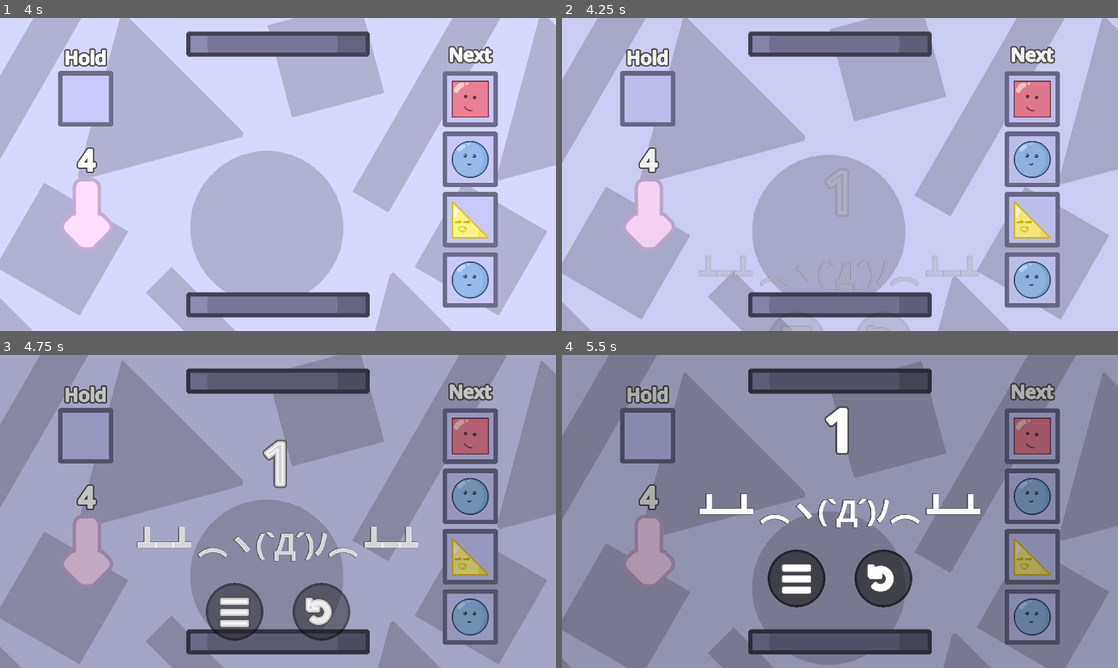
Above: before the commit, frames 1-4 (two rows, left to right).
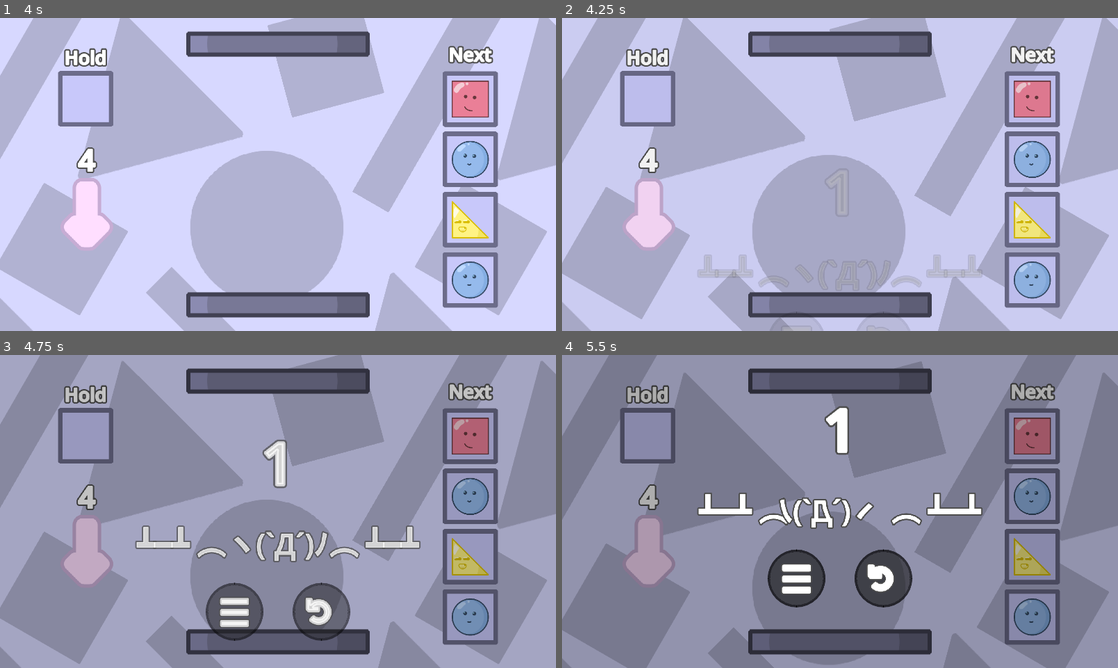
Above: after the commit, the same moments.

Repository: nullishew/game-jam-palindome
Game: Godot game, scene res://scenes/menu.tscn
Same seed, same stepped clock (60 frames per second), same inputs: the game is played once before the commit and once after it.
Inputs (mouse positions are in pixels of both pictures, inside the frame that each line leads up to):
- Up to frame 1 (4 s): click "Start" at 0.5 s; click "Start" at 1.25 s; move the mouse to (400, 158) at 2.02 s; hold Right (move_piece_right) 2.03-2.78 s; tap Space (drop_piece) at 2.1, 3.6 s; move the mouse to (166, 190) at 2.77 s; hold Left (move_piece_left) 2.78-3.53 s; tap Tab (hold_piece) at 2.85 s; move the mouse to (333, 105) at 3.52 s; hold Right (move_piece_right) from 3.53 s (still down)
- Up to frame 2 (4.25 s): keep holding Right (move_piece_right)
- Up to frame 3 (4.75 s): keep holding Right (move_piece_right); move the mouse to (250, 574) at 4.27 s; tap Tab (hold_piece) at 4.35 s
- Up to frame 4 (5.5 s): move the mouse to (1006, 558) at 5.02 s; release Right (move_piece_right) at 5.03 s; hold Left (move_piece_left) from 5.03 s (still down); tap Space (drop_piece) at 5.1 s

Frame 1 is identical in both runs. In frame 2, 0.2% of the frame differs, in the area x 24-76%, y 75-86%; in frame 3, 0.8%; in frame 4, 1.5%, in the area x 24-76%, y 44-56%.

Commit message:
AudioManager + Game Soundtrack

Diff:
--- /dev/null
+++ b/default_bus_layout.tres
@@ -0,0 +1,15 @@
+[gd_resource type="AudioBusLayout" format=3 uid="uid://cwj45mo6c7rts"]
+
+[resource]
+bus/1/name = &"Soundtrack"
+bus/1/solo = false
+bus/1/mute = false
+bus/1/bypass_fx = false
+bus/1/volume_db = 0.0
+bus/1/send = &"Master"
+bus/2/name = &"SFX"
+bus/2/solo = false
+bus/2/mute = false
+bus/2/bypass_fx = false
+bus/2/volume_db = 0.0
+bus/2/send = &"Master"
--- a/project.godot
+++ b/project.godot
@@ -19,6 +19,7 @@
 
 GameManager="*uid://cu6woyqd0ef0r"
 SceneManager="*uid://bcnyhc1tbkwvw"
+AudioManager="*uid://ds40l30l5f2g2"
 
 [display]
 
--- a/scenes/game_over.tscn
+++ b/scenes/game_over.tscn
@@ -17,7 +17,18 @@
 tracks/0/loop_wrap = true
 tracks/0/keys = {
 "handle_modes": PackedInt32Array(0),
-"points": PackedFloat32Array(249.49976, -0.25, 0, 0.25, 0),
+"points": PackedFloat32Array(103.5, -0.25, 0, 0.25, 0),
+"times": PackedFloat32Array(0)
+}
+tracks/1/type = "bezier"
+tracks/1/imported = false
+tracks/1/enabled = true
+tracks/1/path = NodePath("Panel:modulate:a")
+tracks/1/interp = 1
+tracks/1/loop_wrap = true
+tracks/1/keys = {
+"handle_modes": PackedInt32Array(0),
+"points": PackedFloat32Array(1, -0.0005, 0, 0.0005, 0),
 "times": PackedFloat32Array(0)
 }
 
@@ -56,18 +67,52 @@
 [sub_resource type="StyleBoxFlat" id="StyleBoxFlat_xeevv"]
 bg_color = Color(0, 0, 0, 0.32156864)
 
+[sub_resource type="Animation" id="Animation_v3hpu"]
+length = 0.001
+tracks/0/type = "bezier"
+tracks/0/imported = false
+tracks/0/enabled = true
+tracks/0/path = NodePath("Panel/Game Over Menu/Emote Container/HBoxContainer/Label2/Aaaa:scale:x")
+tracks/0/interp = 1
+tracks/0/loop_wrap = true
+tracks/0/keys = {
+"handle_modes": PackedInt32Array(0),
+"points": PackedFloat32Array(1, -0.25, 0, 0.25, 0),
+"times": PackedFloat32Array(0)
+}
+
+[sub_resource type="Animation" id="Animation_irg28"]
+resource_name = "aaaaaa"
+loop_mode = 1
+tracks/0/type = "bezier"
+tracks/0/imported = false
+tracks/0/enabled = true
+tracks/0/path = NodePath("Panel/Game Over Menu/Emote Container/HBoxContainer/Label2/Aaaa:scale:x")
+tracks/0/interp = 1
+tracks/0/loop_wrap = true
+tracks/0/keys = {
+"handle_modes": PackedInt32Array(0, 2),
+"points": PackedFloat32Array(1, -0.25, 0, 1.2534788, -0.013135195, -1, 0, 2.3347526, 0, 0),
+"times": PackedFloat32Array(0, 0.5)
+}
+
+[sub_resource type="AnimationLibrary" id="AnimationLibrary_2jtsn"]
+_data = {
+&"RESET": SubResource("Animation_v3hpu"),
+&"aaaaaa": SubResource("Animation_irg28")
+}
+
 [node name="GameOver" type="CanvasLayer" unique_id=1361454001 node_paths=PackedStringArray("turn_count_label", "menu_btn", "replay_btn")]
 script = ExtResource("1_xeevv")
 turn_count_label = NodePath("Panel/Game Over Menu/Turn Count Label")
 menu_btn = NodePath("Panel/Game Over Menu/HBoxContainer/Menu Button")
 replay_btn = NodePath("Panel/Game Over Menu/HBoxContainer/Replay Button")
 
-[node name="AnimationPlayer" type="AnimationPlayer" parent="." unique_id=610277042]
+[node name="TransitionAnimationPlayer" type="AnimationPlayer" parent="." unique_id=610277042]
 libraries/ = SubResource("AnimationLibrary_wqhvx")
 autoplay = &"game_over"
 
 [node name="Panel" type="Panel" parent="." unique_id=140789070]
-modulate = Color(1, 1, 1, 0)
 anchors_preset = 15
 anchor_right = 1.0
 anchor_bottom = 1.0
@@ -83,9 +128,9 @@
 anchor_right = 0.5
 anchor_bottom = 0.5
 offset_left = -452.0
-offset_top = -290.50024
+offset_top = -436.5
 offset_right = 452.0
-offset_bottom = 582.5
+offset_bottom = 436.50122
 grow_horizontal = 2
 grow_vertical = 2
 theme_override_constants/separation = 140
@@ -106,22 +151,69 @@
 [node name="Emote Container" type="Control" parent="Panel/Game Over Menu" unique_id=1267767820]
 layout_mode = 2
 
-[node name="Label" type="Label" parent="Panel/Game Over Menu/Emote Container" unique_id=1347407780]
+[node name="HBoxContainer" type="HBoxContainer" parent="Panel/Game Over Menu/Emote Container" unique_id=1193790830]
 layout_mode = 1
 anchors_preset = 15
 anchor_right = 1.0
 anchor_bottom = 1.0
 grow_horizontal = 2
 grow_vertical = 2
-theme_override_colors/font_shadow_color = Color(0.30588236, 0.30588236, 0.30588236, 1)
-theme_override_colors/font_outline_color = Color(1, 1, 1, 1)
-theme_override_constants/shadow_offset_x = -2
-theme_override_constants/shadow_offset_y = 0
-theme_override_constants/outline_size = 5
-theme_override_constants/shadow_outline_size = 12
-theme_override_font_sizes/font_size = 100
-text = "┻━┻ ︵ヽ(`Д´)ﾉ︵ ┻━┻"
-horizontal_alignment = 1
+
+[node name="Label" type="Label" parent="Panel/Game Over Menu/Emote Container/HBoxContainer" unique_id=1227548520]
+layout_mode = 2
+theme_override_colors/font_shadow_color = Color(0.30588236, 0.30588236, 0.30588236, 1)
+theme_override_colors/font_outline_color = Color(1, 1, 1, 1)
+theme_override_constants/shadow_offset_x = 0
+theme_override_constants/shadow_offset_y = 0
+theme_override_constants/outline_size = 5
+theme_override_constants/shadow_outline_size = 25
+theme_override_font_sizes/font_size = 100
+text = "┻━┻ ︵"
+horizontal_alignment = 1
+
+[node name="Label2" type="Label" parent="Panel/Game Over Menu/Emote Container/HBoxContainer" unique_id=1347407780]
+self_modulate = Color(1, 1, 1, 0)
+layout_mode = 2
+theme_override_colors/font_shadow_color = Color(0.30588236, 0.30588236, 0.30588236, 1)
+theme_override_colors/font_outline_color = Color(1, 1, 1, 1)
+theme_override_constants/shadow_offset_x = 0
+theme_override_constants/shadow_offset_y = 0
+theme_override_constants/outline_size = 5
+theme_override_constants/shadow_outline_size = 25
+theme_override_font_sizes/font_size = 100
+text = "ヽ(`Д´)ﾉ"
+horizontal_alignment = 1
+
+[node name="Aaaa" type="Label" parent="Panel/Game Over Menu/Emote Container/HBoxContainer/Label2" unique_id=1928815903]
+layout_mode = 0
+pivot_offset = Vector2(156, 0)
+theme_override_colors/font_shadow_color = Color(0.30588236, 0.30588236, 0.30588236, 1)
+theme_override_colors/font_outline_color = Color(1, 1, 1, 1)
+theme_override_constants/shadow_offset_x = 0
+theme_override_constants/shadow_offset_y = 0
+theme_override_constants/outline_size = 5
+theme_override_constants/shadow_outline_size = 25
+theme_override_font_sizes/font_size = 100
+text = "ヽ(`Д´)ﾉ"
+horizontal_alignment = 1
+
+[node name="Label3" type="Label" parent="Panel/Game Over Menu/Emote Container/HBoxContainer" unique_id=126543667]
+layout_mode = 2
+theme_override_colors/font_shadow_color = Color(0.30588236, 0.30588236, 0.30588236, 1)
+theme_override_colors/font_outline_color = Color(1, 1, 1, 1)
+theme_override_constants/shadow_offset_x = 0
+theme_override_constants/shadow_offset_y = 0
+theme_override_constants/outline_size = 5
+theme_override_constants/shadow_outline_size = 25
+theme_override_font_sizes/font_size = 100
+text = "︵ ┻━┻"
+horizontal_alignment = 1
+
+[node name="EmoteAnimationPlayer" type="AnimationPlayer" parent="Panel/Game Over Menu/Emote Container" unique_id=802932954]
+root_node = NodePath("../../../..")
+libraries/ = SubResource("AnimationLibrary_2jtsn")
+autoplay = &"aaaaaa"
+speed_scale = 1.67
 
 [node name="HBoxContainer" type="HBoxContainer" parent="Panel/Game Over Menu" unique_id=182890824]
 layout_mode = 2
@@ -192,18 +284,3 @@
 text = "↻"
 horizontal_alignment = 1
 vertical_alignment = 1
-
-[node name="Crash Out" type="Label" parent="Panel" unique_id=1948264922]
-visible = false
-layout_mode = 1
-anchors_preset = 14
-anchor_top = 0.5
-anchor_right = 1.0
-anchor_bottom = 0.5
-offset_top = -172.0
-offset_bottom = 170.0
-grow_horizontal = 2
-grow_vertical = 2
-theme_override_font_sizes/font_size = 250
-text = "/(T_T)\\"
-horizontal_alignment = 1
--- /dev/null
+++ b/scripts/audio_manager.gd
@@ -0,0 +1,26 @@
+extends Node
+
+var soundtrack: AudioStream = preload("res://assets/palindome_jam_soundtrack.wav")
+
+enum AudioBus {
+	SOUNDTRACK,
+	SFX,
+}
+
+const AUDIO_BUS_STRINGS: Dictionary[AudioBus, String] = {
+	AudioBus.SOUNDTRACK: "Soundtrack",
+	AudioBus.SFX: "SFX",
+}
+
+func _ready() -> void:
+	play_sound(soundtrack, AudioBus.SOUNDTRACK)
+
+
+func play_sound(stream: AudioStream, bus: AudioBus):
+	var player := AudioStreamPlayer.new()
+	add_child(player)
+
+	player.stream = stream
+	player.bus = AUDIO_BUS_STRINGS[bus]
+	player.finished.connect(player.queue_free)
+	player.play()
Not shown, added: assets/palindome_jam_soundtrack.wav.import
Not shown, added: scripts/audio_manager.gd.uid
Not shown, added: assets/palindome_jam_soundtrack.wav
